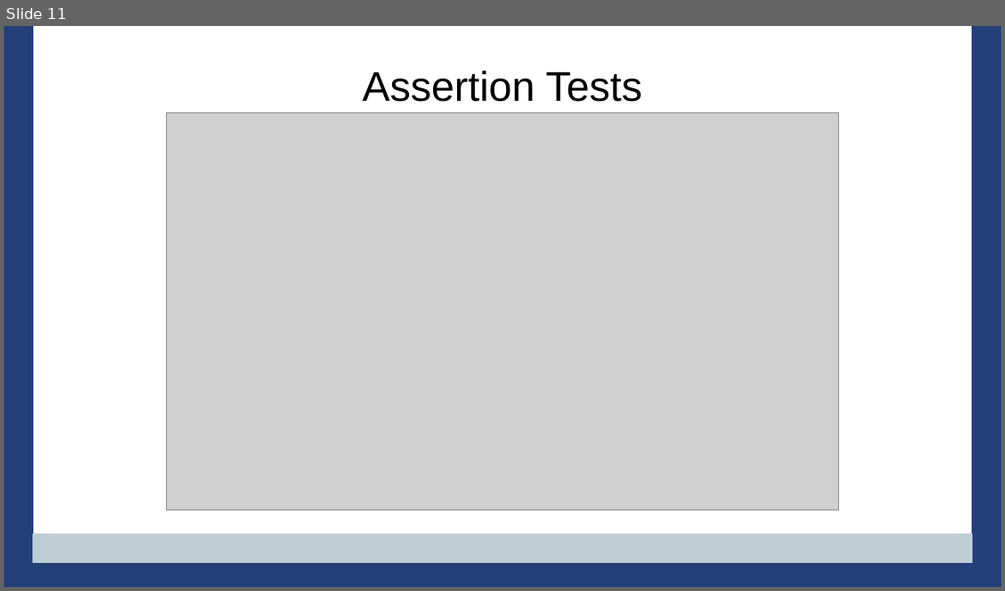
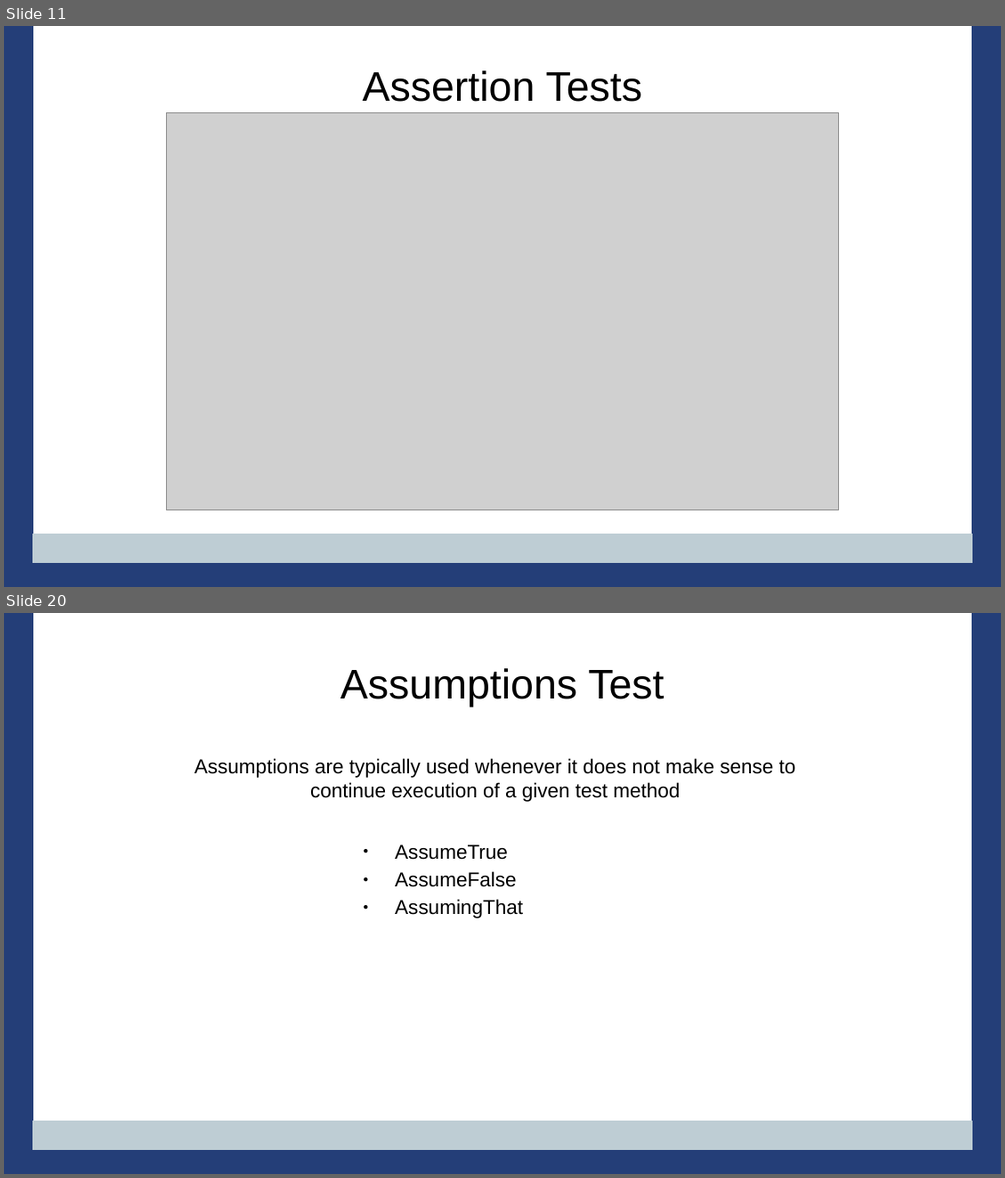
Before and after one commit to PennState/junit5-presentation, a slide deck: src/site/presentation/Junit5_Presentation_JavaOne_2016.odp. Shown one above the other, each under a label of ours: slide 11 before the commit, slides 11 and 20 after it; the slides between them are not shown. The pictures are 1005x591 and 1005x1178 pixels, drawn with LibreOffice and Linux fonts; fonts in the diff are those of the drawing; grey boxes stand for pictures; background and template pictures are left out. Boxes give left, top, right and bottom in pixels: in the first picture for what was removed or moved away, otherwise in the second. Text is boxed around its words. In the diff, an @@ line names an element or a change of style, - is before the commit and + after.

Commit message:
adding slides for assertion and assumption tests

```diff
--- a/src/site/presentation/Junit5_Presentation_JavaOne_2016.odp
+++ b/src/site/presentation/Junit5_Presentation_JavaOne_2016.odp
@@ slide 20 added at (x1=4, y1=613, x2=1001, y2=1174), background #FFFFFF; not listed: 4 template elements that a slide beside it also shows @@
@@ title added at (x1=340, y1=668, x2=663, y2=706), 33 pt, text #000000 @@
+Assumptions Test
@@ text added at (x1=194, y1=758, x2=796, y2=802), 16 pt, text #000000 @@
+Assumptions are typically used whenever it does not make sense to continue execution of a given test method
@@ text added at (x1=395, y1=844, x2=523, y2=918), 16 pt, text #000000 @@
+● AssumeTrue
+● AssumeFalse
+● AssumingThat
```
Also in this commit, not shown: 10 slides changed, 8 other slides added, 3 slides removed, 3 other files.
